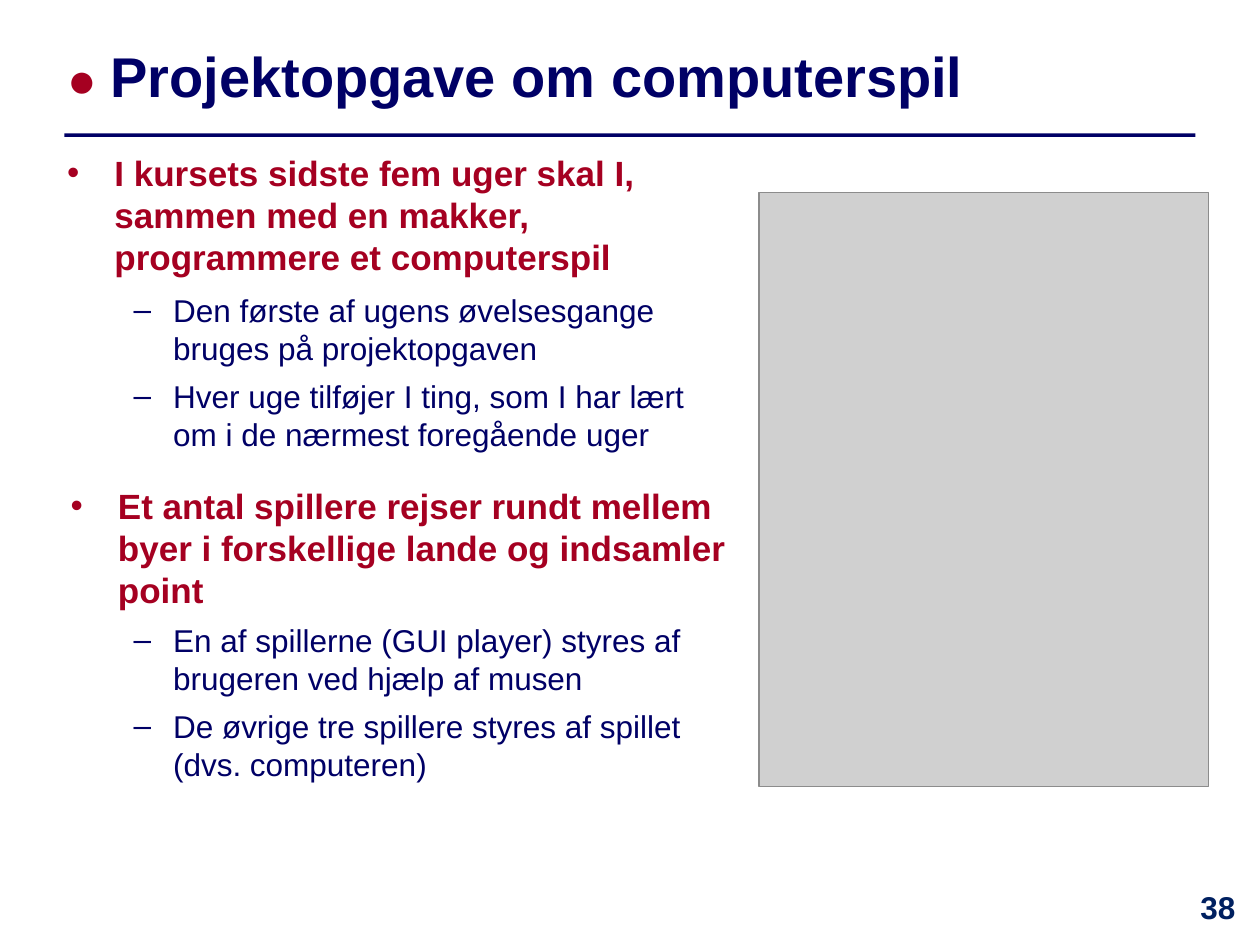
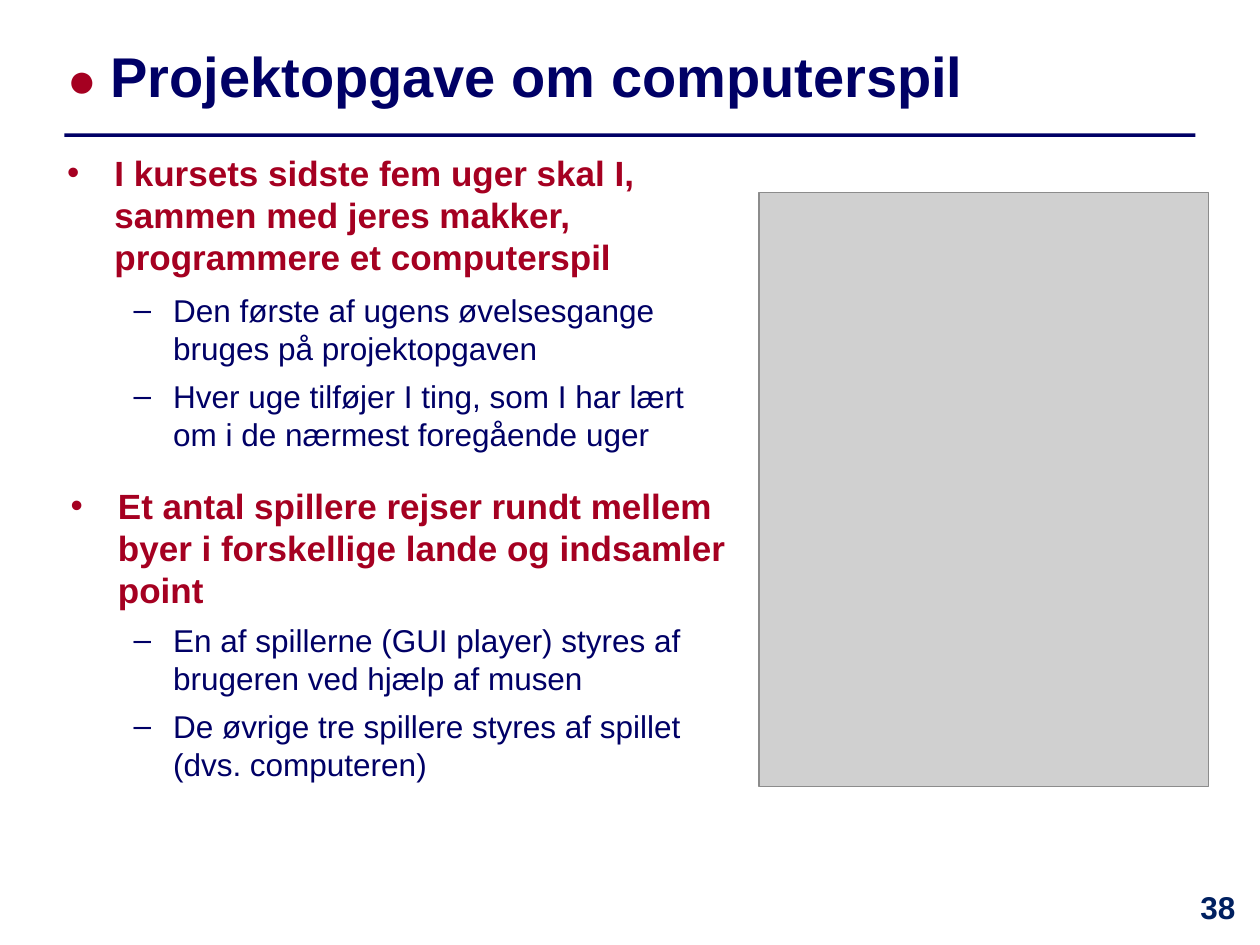
Before and after one commit to IntProgAU/Materiale, a slide deck: slide 38 of web/e22/uge_11/Slides-Uge11.pptx. Drawn at 1260x945 pixels with LibreOffice and Linux fonts; fonts in the diff are those of the drawing; grey boxes stand for pictures. Boxes give left, top, right and bottom in pixels: in the first picture for what was removed or moved away, otherwise in the second. Text is boxed around its words. In the diff, an @@ line names an element or a change of style, - is before the commit and + after.

```diff
--- a/web/e22/uge_11/Slides-Uge11.pptx
+++ b/web/e22/uge_11/Slides-Uge11.pptx
@@ text at [114,160,634,277]: text changed @@
-• I kursets sidste fem uger skal I, sammen med en makker, programmere et computerspil
+• I kursets sidste fem uger skal I, sammen med jeres makker, programmere et computerspil
```
Also in this commit, not shown: 18 other slides changed, 1 other file.
